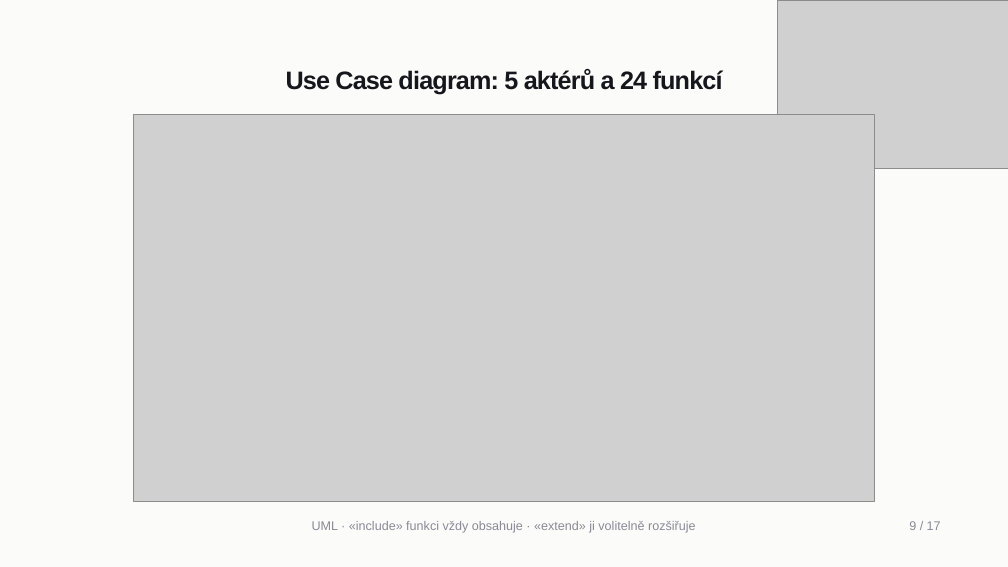
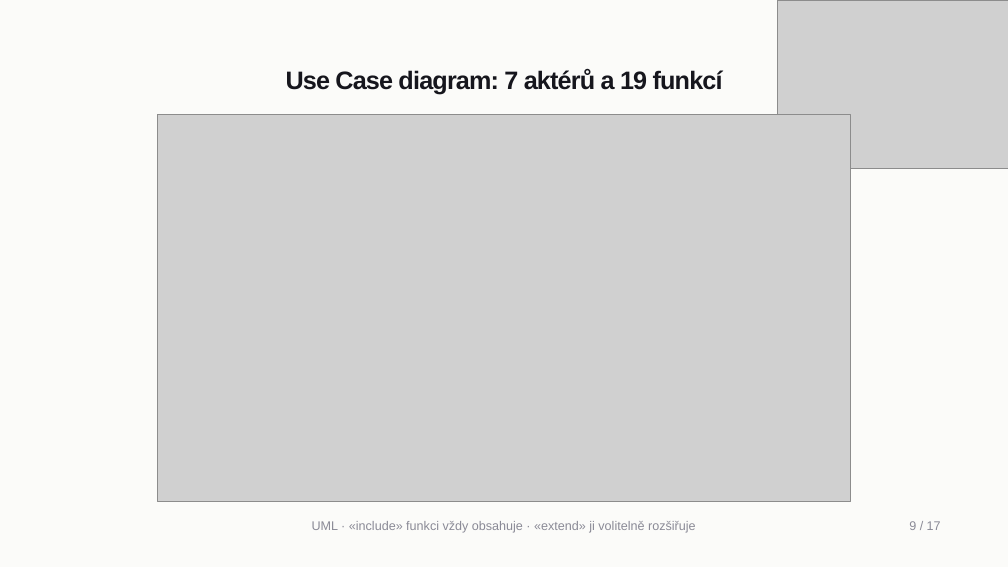
Before and after one commit to vedernikovalex/rizeni_it_projektu, a slide deck: slide 9 of spolubyt-cast-2.pptx. Drawn at 1008x567 pixels with LibreOffice and Linux fonts; fonts in the diff are those of the drawing; grey boxes stand for pictures. Boxes give left, top, right and bottom in pixels: in the first picture for what was removed or moved away, otherwise in the second. Text is boxed around its words. In the diff, an @@ line names an element or a change of style, - is before the commit and + after.

```diff
--- a/spolubyt-cast-2.pptx
+++ b/spolubyt-cast-2.pptx
@@ title at (286, 69, 723, 95): text changed @@
-Use Case diagram: 5 aktérů a 24 funkcí
+Use Case diagram: 7 aktérů a 19 funkcí
@@ picture: place and size @@
-picture at (133, 114, 875, 501)
+picture at (157, 114, 851, 501)
```
Also in this commit, not shown: 2 other slides changed, 7 other files.
